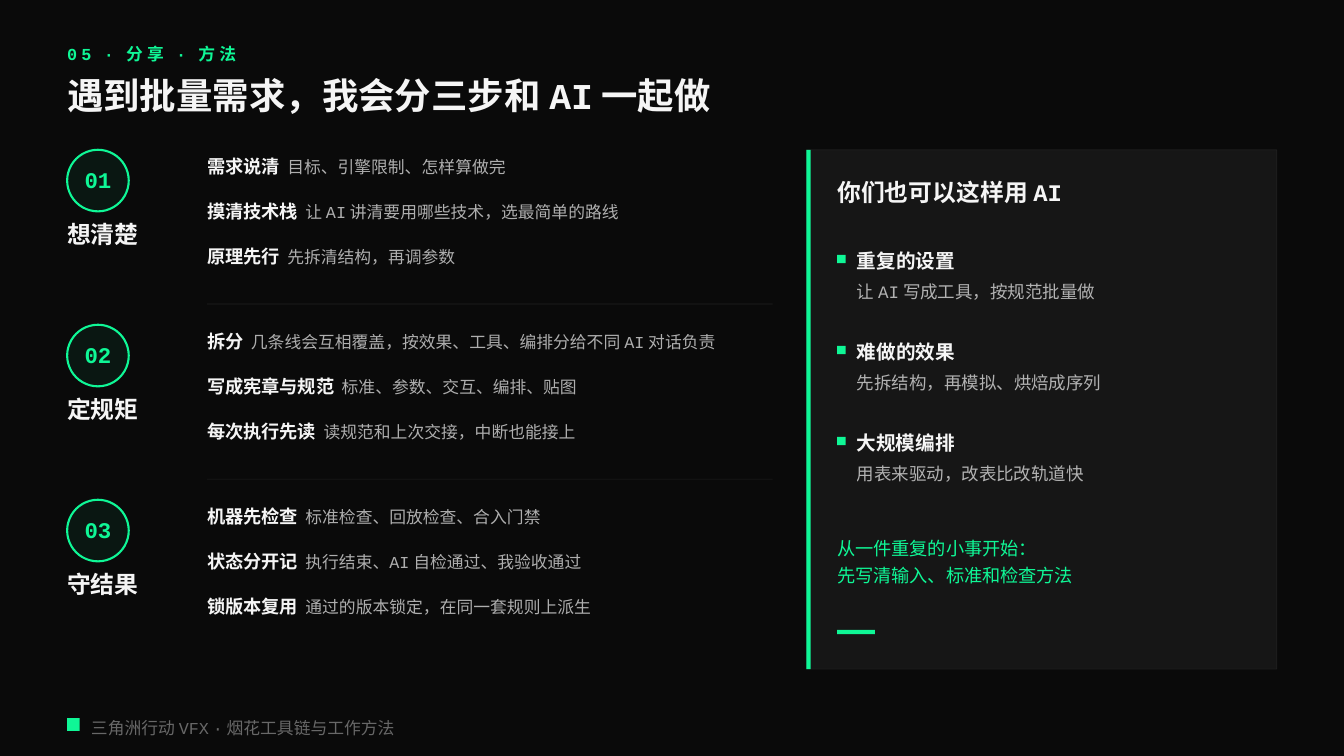
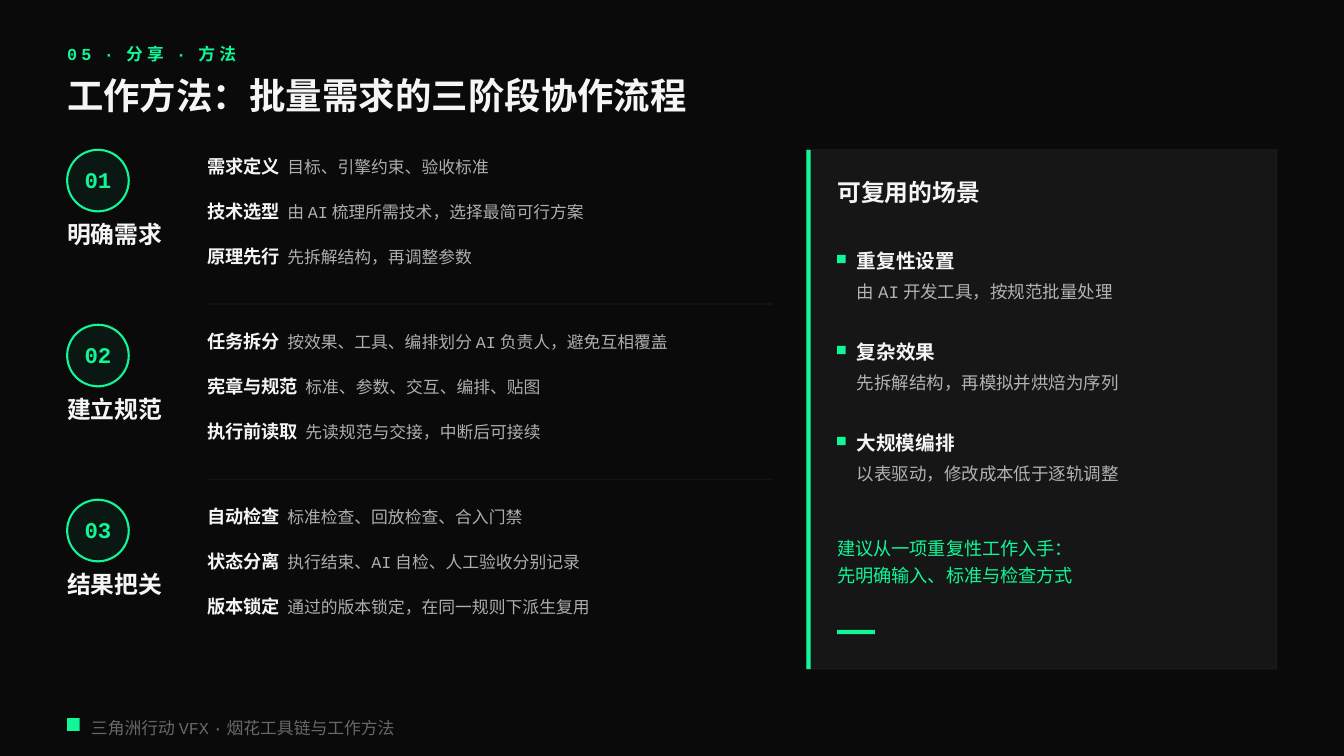
Before and after one commit to loccmaiii-lang/FireWorksLab, a slide deck: slide 23 of 协作/提示词/分享PPT交接_2026-10-29/第三版交付/烟花秀AI全流程_第三版.pptx. Drawn at 1344x756 pixels with LibreOffice and Linux fonts; fonts in the diff are those of the drawing. Boxes give left, top, right and bottom in pixels: in the first picture for what was removed or moved away, otherwise in the second. Text is boxed around its words. In the diff, an @@ line names an element or a change of style, - is before the commit and + after.

```diff
--- a/协作/提示词/分享PPT交接_2026-10-29/第三版交付/烟花秀AI全流程_第三版.pptx
+++ b/协作/提示词/分享PPT交接_2026-10-29/第三版交付/烟花秀AI全流程_第三版.pptx
@@ text at [67,77,687,113]: text changed @@
-遇到批量需求，我会分三步和 AI 一起做
+工作方法：批量需求的三阶段协作流程
@@ text at [207,157,489,175]: text changed @@
-需求说清 目标、引擎限制、怎样算做完
+需求定义 目标、引擎约束、验收标准
@@ text at [207,202,584,220]: text changed @@
-摸清技术栈 让 AI 讲清要用哪些技术，选最简单的路线
+技术选型 由 AI 梳理所需技术，选择最简可行方案
@@ text at [837,181,980,203]: text changed @@
-你们也可以这样用 AI
+可复用的场景
@@ text at [67,223,162,245]: text changed @@
-想清楚
+明确需求
@@ text at [207,247,472,265]: text changed @@
-原理先行 先拆清结构，再调参数
+原理先行 先拆解结构，再调整参数
@@ text at [857,251,955,270]: text changed @@
-重复的设置
+重复性设置
@@ text at [857,283,1113,300]: text changed @@
-让 AI 写成工具，按规范批量做
+由 AI 开发工具，按规范批量处理
@@ text at [207,332,668,350]: text changed @@
-拆分 几条线会互相覆盖，按效果、工具、编排分给不同 AI 对话负责
+任务拆分 按效果、工具、编排划分 AI 负责人，避免互相覆盖
@@ text at [857,342,936,361]: text changed @@
-难做的效果
+复杂效果
@@ text at [207,377,540,395]: text changed @@
-写成宪章与规范 标准、参数、交互、编排、贴图
+宪章与规范 标准、参数、交互、编排、贴图
@@ text at [857,374,1119,391]: text changed @@
-先拆结构，再模拟、烘焙成序列
+先拆解结构，再模拟并烘焙为序列
@@ text at [67,397,162,420]: text changed @@
-定规矩
+建立规范
@@ text at [207,422,540,440]: text changed @@
-每次执行先读 读规范和上次交接，中断也能接上
+执行前读取 先读规范与交接，中断后可接续
@@ text at [857,465,1119,482]: text changed @@
-用表来驱动，改表比改轨道快
+以表驱动，修改成本低于逐轨调整
@@ text at [207,507,522,525]: text changed @@
-机器先检查 标准检查、回放检查、合入门禁
+自动检查 标准检查、回放检查、合入门禁
@@ text at [837,539,1073,584]: text changed @@
-从一件重复的小事开始：
-先写清输入、标准和检查方法
+建议从一项重复性工作入手：
+先明确输入、标准与检查方式
@@ text at [207,552,580,570]: text changed @@
-状态分开记 执行结束、AI 自检通过、我验收通过
+状态分离 执行结束、AI 自检、人工验收分别记录
@@ text at [67,572,162,595]: text changed @@
-守结果
+结果把关
@@ text at [207,597,589,615]: text changed @@
-锁版本复用 通过的版本锁定，在同一套规则上派生
+版本锁定 通过的版本锁定，在同一规则下派生复用
```
Also in this commit, not shown: 23 other slides changed, 5 other files.
